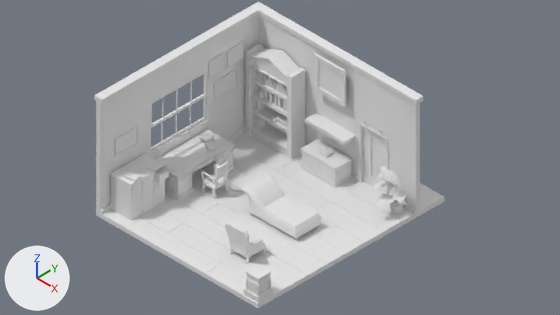
The Blender file Assets/_Game/Models/workfile.blend as it was, and as the next commit left it.
Both versions are drawn from the file's camera 'Camera'. The axes (+X, +Y, +Z) are drawn at lower left. The lights are the same throughout.

Objects in the first picture: 'Bookshelf', 'Chair', 'Desk', 'Door', 'FilingcabonetClosed2', 'Floor', 'InkPainting', 'OrnamentalTable', 'Rug', 'Sofa', 'Trunk', 'Walls'.
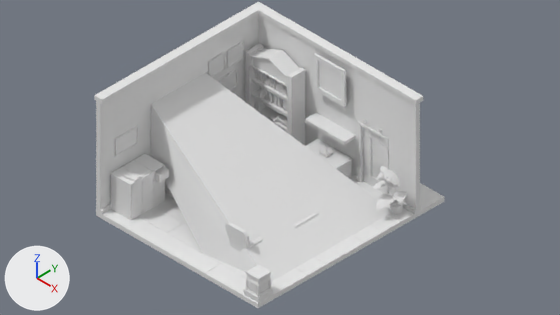
Changed parts and their boxes (x1, y1, x2, y2) in the pictures (560 x 315 px):
'Walls.002', added: after (151, 73, 392, 282)
'Sofa', unchanged, covered by the edit: before (243, 173, 321, 240); after (293, 212, 320, 229)
'Desk', unchanged, covered by the edit: before (155, 129, 234, 200); after (165, 181, 173, 197)
'Rug', unchanged, covered by the edit: before (234, 198, 322, 247)
'Walls.001', unchanged, covered by the edit: (150, 70, 207, 152) in both

What changed in the scene script:
```text
Add mat_glow:
    mat_glow = principled_material('Glow')
    mat_glow.base_color = (0.8, 0.8, 0.8)  # white #e7e7e7
Add me_cube_058:
    me_cube_058.from_pydata([(-4.01, -1.41, 3.48), (-4.01, -1.41, 1.35), (-4.01, 1.35, 3.48), (-4.01, 1.35, 1.35), (3.42, -2.82, -0.03), (0.33, -3.15, 0.0), (3.42, 3.54, -0.03), (0.28, 3.09, 0.05)], [], [(1, 5, 4, 0), (2, 0, 4, 6), (3, 2, 6, 7)])
    me_cube_058.polygons.foreach_set('use_smooth', [True] * 3)
    me_cube_058.materials.append(mat_glow)  # white #e7e7e7
Add ob_walls_002:
    ob_walls_002 = bpy.data.objects.new('Walls.002', me_cube_058)
    ob_walls_002.location = (0.4, -1.51, 0.0)
```
